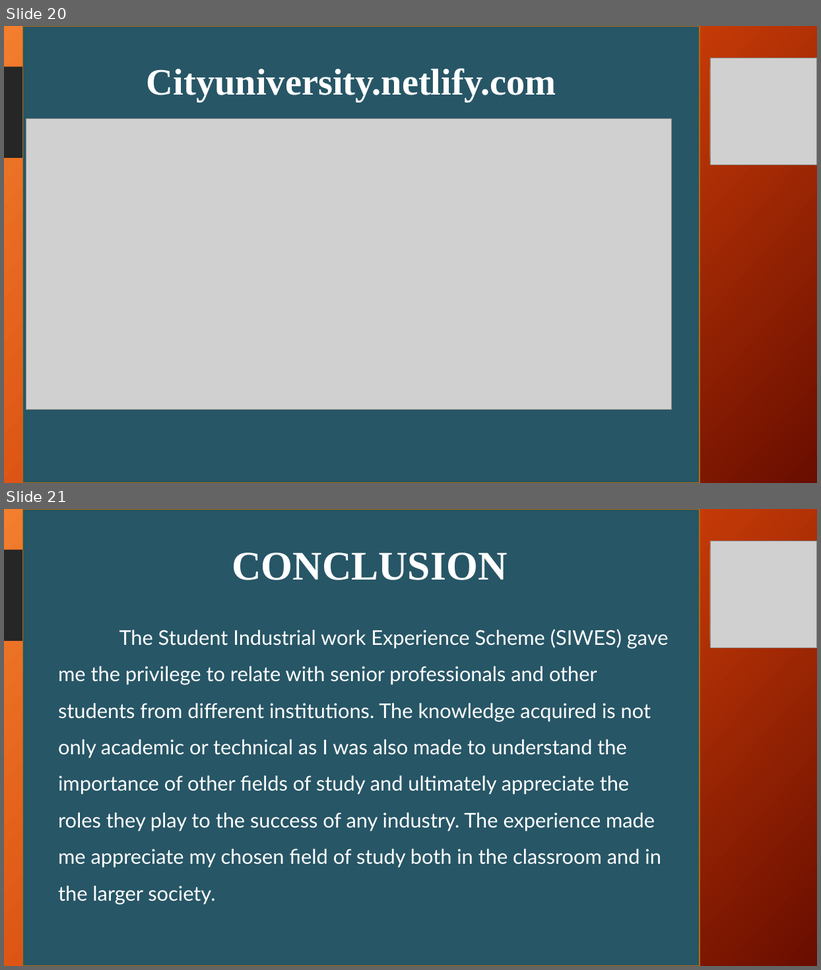
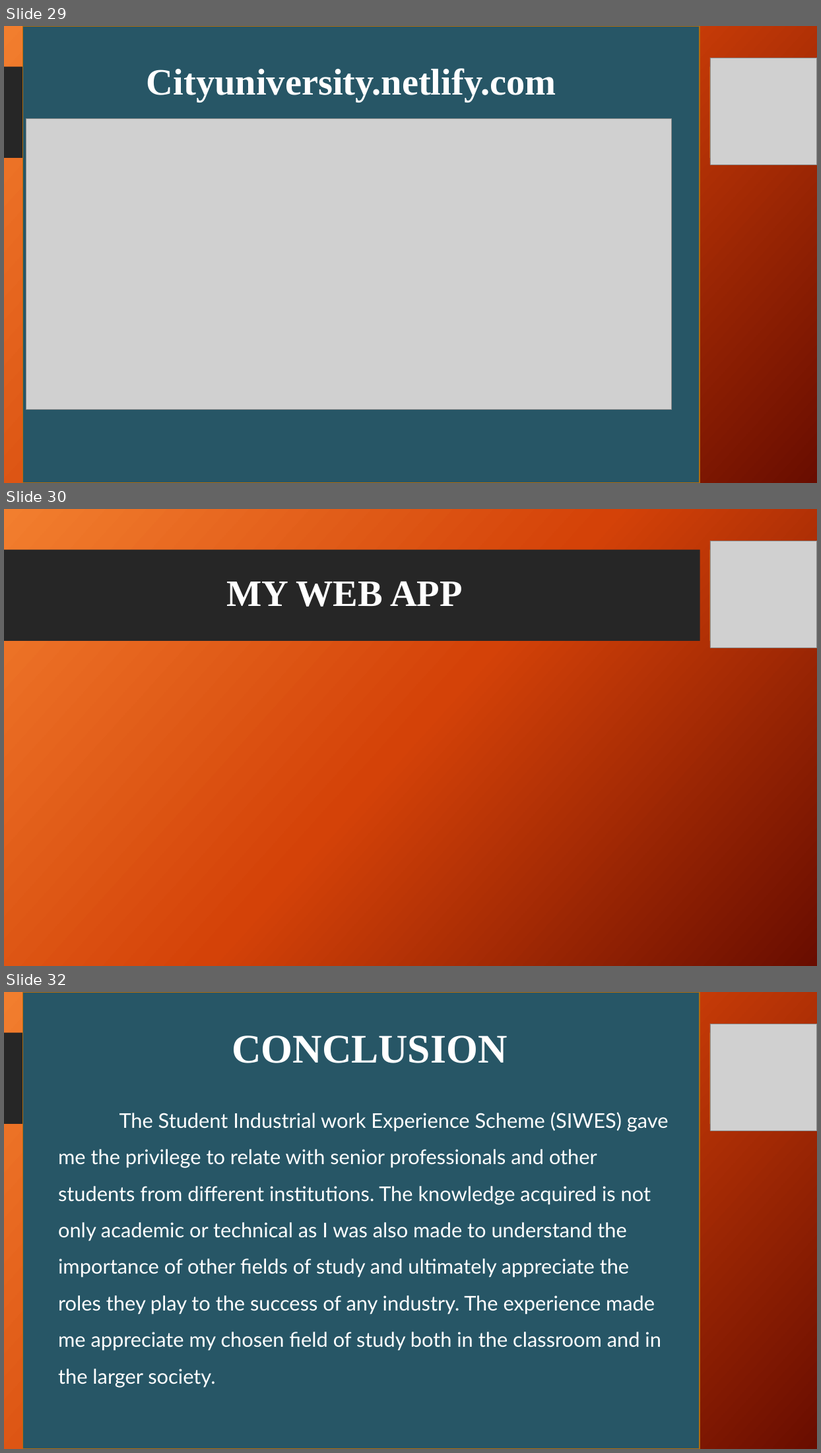
Before and after one commit to favourmark05/IT-REPORT, a slide deck: obongItReport.pptx. Shown one above the other, each under a label of ours: slides 20 and 21 before the commit, slides 29, 30 and 32 after it; the slides between them are not shown. The pictures are 821x970 and 821x1453 pixels, drawn with LibreOffice and Linux fonts; fonts in the diff are those of the drawing; grey boxes stand for pictures; background and template pictures are left out. Boxes give left, top, right and bottom in pixels: in the first picture for what was removed or moved away, otherwise in the second. Text is boxed around its words. In the diff, an @@ line names an element or a change of style, - is before the commit and + after.

```diff
--- a/obongItReport.pptx
+++ b/obongItReport.pptx
@@ slide 30 added at (x1=4, y1=509, x2=817, y2=966), background picture (left out); not listed: 2 template elements that a slide beside it also shows @@
@@ picture added at (x1=710, y1=541, x2=817, y2=648) @@
@@ title added at (x1=226, y1=581, x2=463, y2=607), 44 pt, text #FFFFFF, bold @@
+MY WEB APP
@@ what was slide 20 is now slide 29 @@
@@ what was slide 21 is now slide 32 @@
```
Also in this commit, not shown: 1 slide changed, 10 other slides added.
